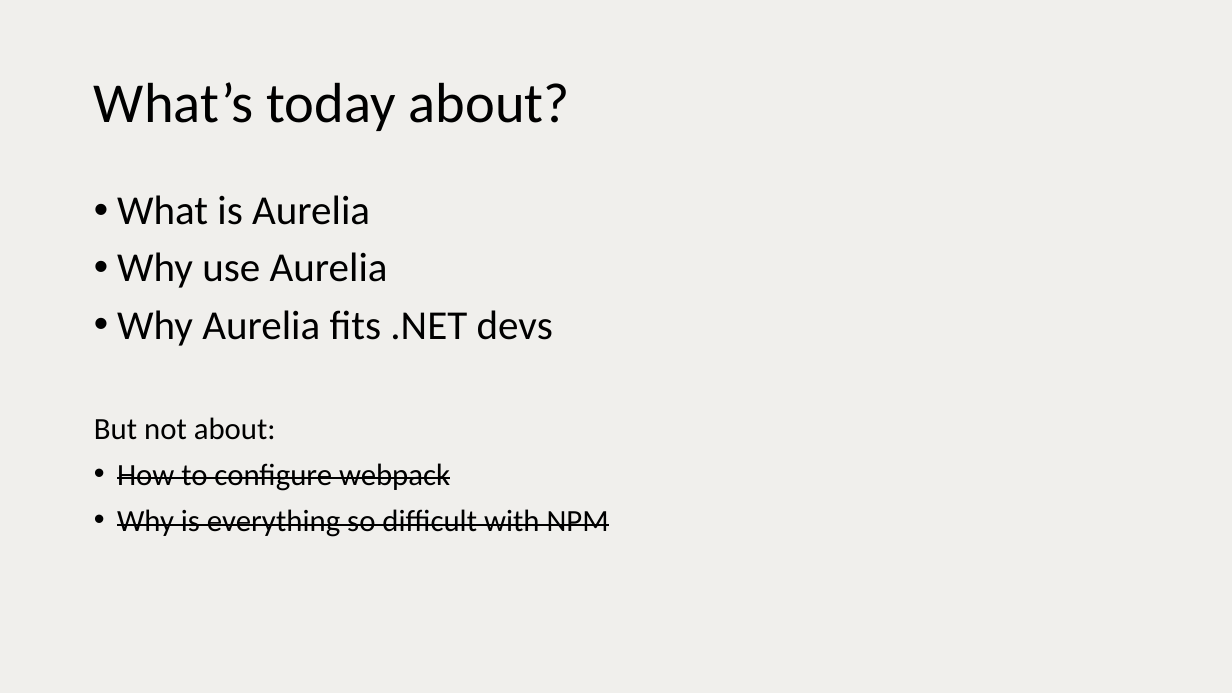
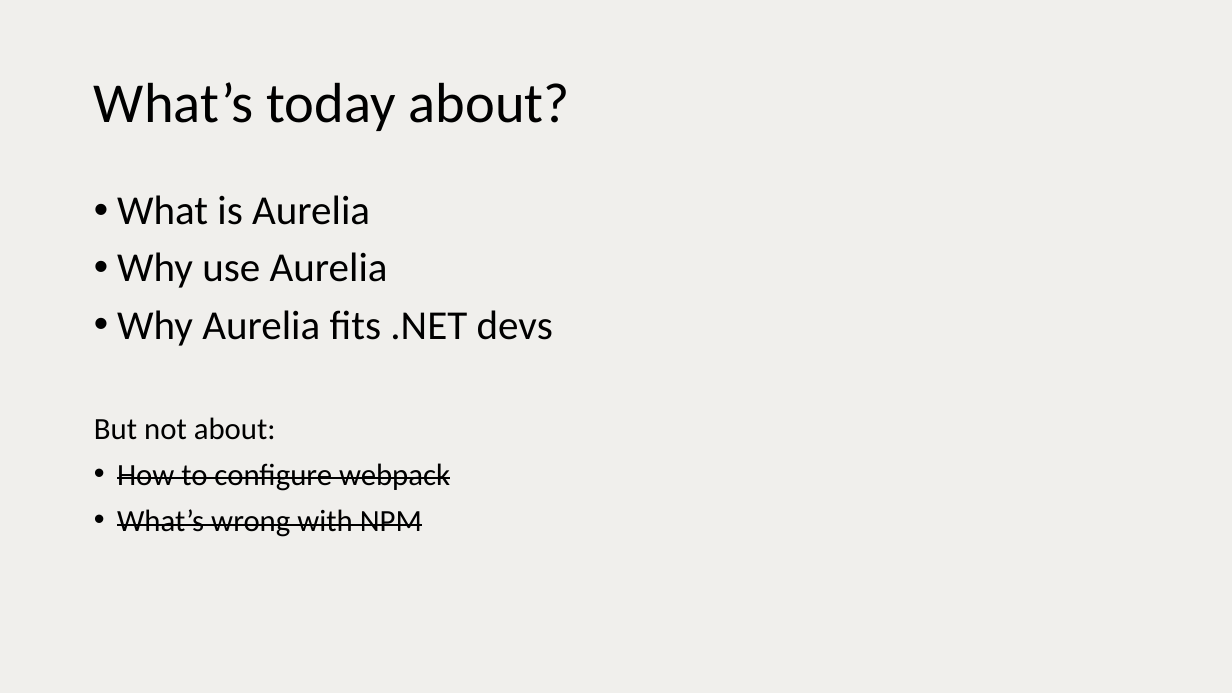
Before and after one commit to vuorinem/ADNUGTalk, a slide deck: slide 2 of Aurelia.pptm. Drawn at 1232x693 pixels with LibreOffice and Linux fonts; fonts in the diff are those of the drawing. Boxes give left, top, right and bottom in pixels: in the first picture for what was removed or moved away, otherwise in the second. Text is boxed around its words. In the diff, an @@ line names an element or a change of style, - is before the commit and + after.

```diff
--- a/Aurelia.pptm
+++ b/Aurelia.pptm
@@ text at box(117, 509, 422, 537): text changed @@
-• Why is everything so difficult with NPM
+• What’s wrong with NPM
```
Also in this commit, not shown: 9 other slides changed, 1 slide added, 1 slide removed.
